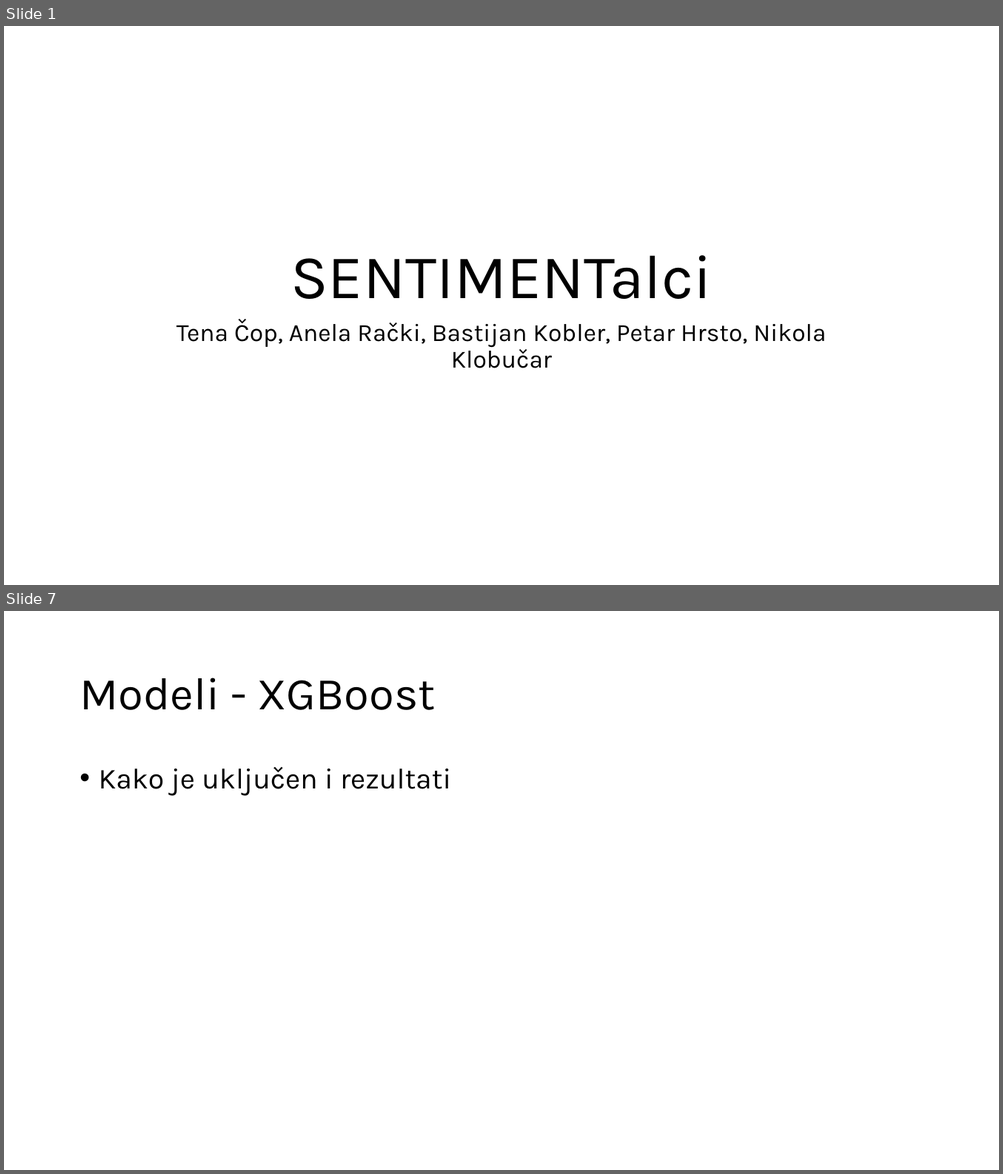
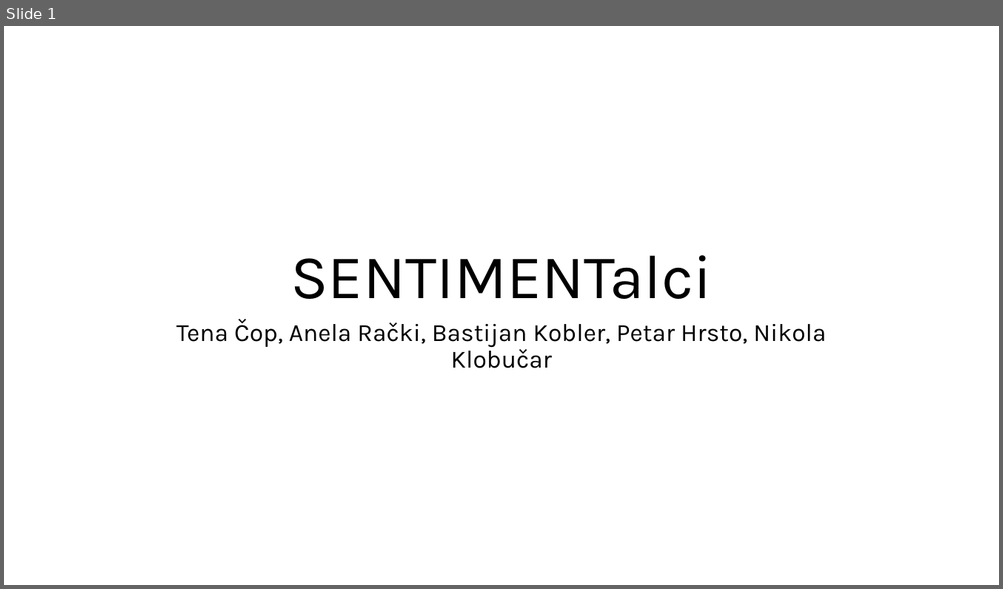
Before and after one commit to Sentimentalci/opjprojekt, a slide deck: SENTIMENTalci.pptx. Shown one above the other, each under a label of ours: slides 1 and 7 before the commit, slide 1 after it; the slides between them are not shown. The pictures are 1003x1174 and 1003x589 pixels, drawn with LibreOffice and Linux fonts; fonts in the diff are those of the drawing. Boxes give left, top, right and bottom in pixels: in the first picture for what was removed or moved away, otherwise in the second. Text is boxed around its words. In the diff, an @@ line names an element or a change of style, - is before the commit and + after.

```diff
--- a/SENTIMENTalci.pptx
+++ b/SENTIMENTalci.pptx
@@ slide 7 removed at bbox=[4, 611, 999, 1170], background #FFFFFF @@
@@ title removed at bbox=[79, 678, 435, 710] @@
-Modeli - XGBoost
@@ text removed at bbox=[99, 767, 451, 796] @@
-• Kako je uključen i rezultati
```
Also in this commit, not shown: 3 slides changed, 3 slides added, 3 other slides removed, 3 other files.
